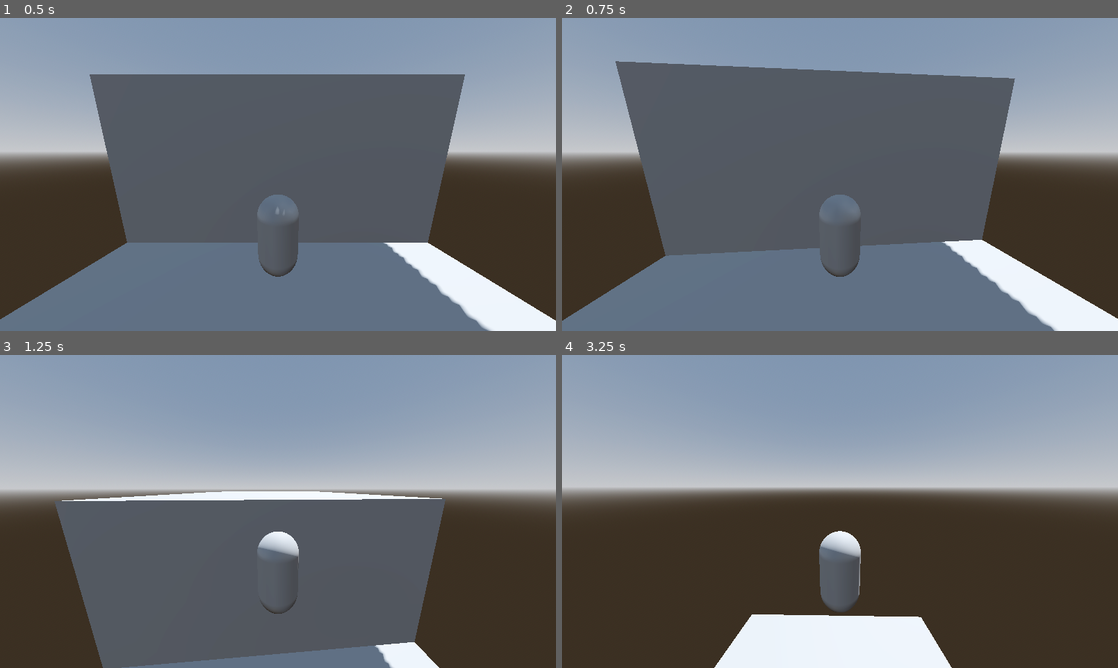
Above: before the commit, frames 1-4 (two rows, left to right).
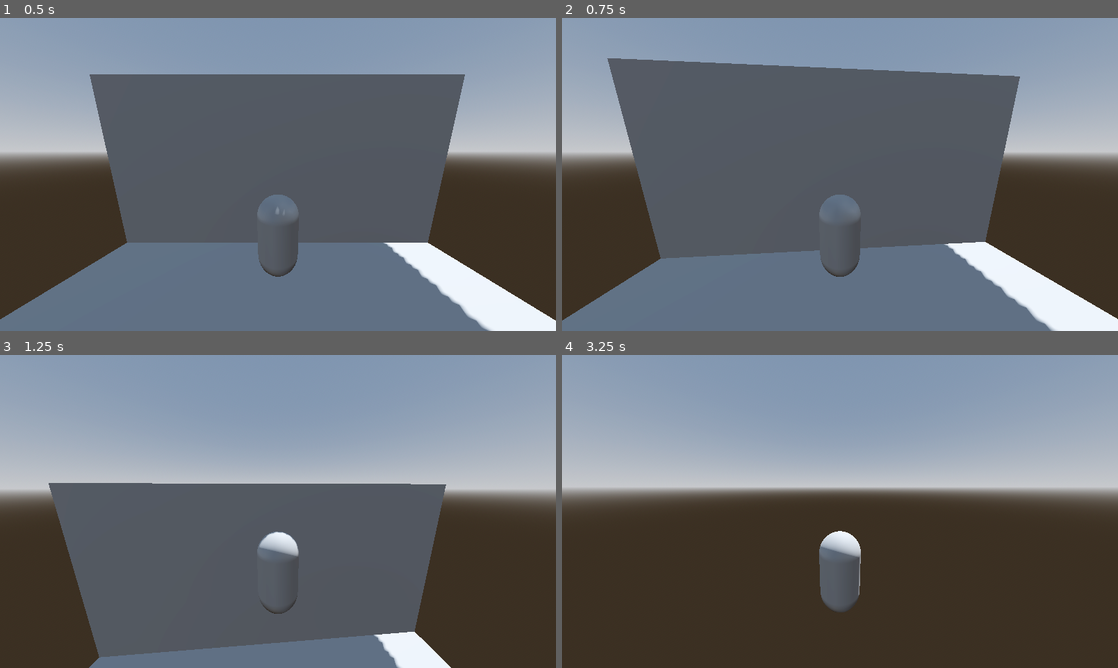
Above: after the commit, the same moments.

Repository: WrongNicholas/godot-game
Game: Godot game, scene res://level.tscn
Two runs of this game, one before a commit and one after it. Both use one fixed random seed, a clock stepped at 60 frames per second and the inputs below.
Inputs (mouse positions are in pixels of both pictures, inside the frame that each line leads up to):
- Up to frame 1 (0.5 s): no input
- Up to frame 2 (0.75 s): move the mouse to (867, 174) at 0.52 s; hold W (move_forward) from 0.53 s (still down); hold Ctrl (decend) from 0.53 s (still down)
- Up to frame 3 (1.25 s): keep holding W (move_forward); keep holding Ctrl (decend); tap Space (jump) at 0.77 s
- Up to frame 4 (3.25 s): keep holding W (move_forward); move the mouse to (812, 511) at 1.27 s; release Ctrl (decend) at 1.28 s; tap Ctrl (decend) at 1.35, 2.85 s; tap Space (jump) at 1.52, 3.02 s; move the mouse to (851, 505) at 2.02 s; hold Ctrl (decend) 2.03-2.78 s; move the mouse to (834, 517) at 2.77 s

Frame 1 is identical in both runs. In frame 2, 2.3% of the frame differs, in the area x 0-100%, y 12-100%; in frame 3, 6.3%, in the area x 8-82%, y 40-100%; in frame 4, 6.1%.

Commit message:
Change player speed

Diff:
--- a/Player.gd
+++ b/Player.gd
@@ -6,7 +6,7 @@
 
 var jump_force := Vector3.ZERO
 var decend_force := Vector3.ZERO
-var movement_speed := 1500.0
+var movement_speed := 2000.0
 
 @onready var twist_pivot := $TwistPivot
 @onready var pitch_pivot := $TwistPivot/PitchPivot
